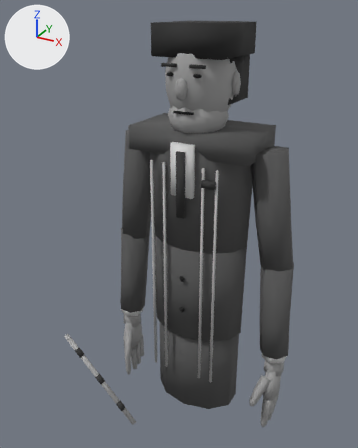
One commit to the glTF model art/models/characters/bosses/straight_man/straight_man_mobile.glb: the scene before it, then after it.
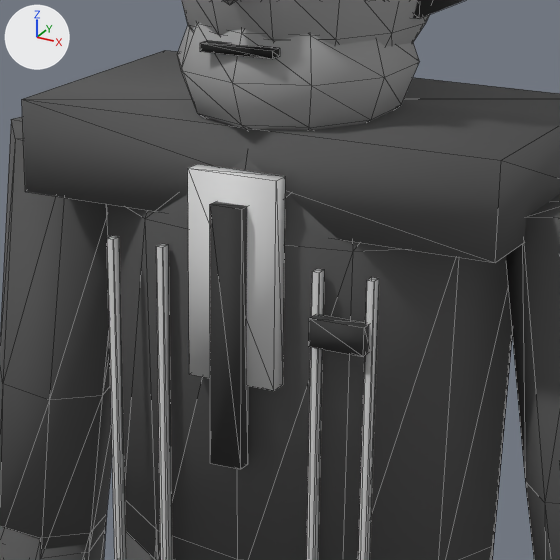
The first picture shows the older version from a 50 mm camera at (0.457, -0.931, 0.683) aimed at (-0.063, 0.014, 0.211). The close-ups show the older and then the newer version on the part from 34% to 74% of the width and 22% to 54% of the height of that picture. Only the edits that show in the close-ups are written down. Lighting does not change. The marker at upper left points along +X, +Y and +Z. The close-ups show mesh edges as thin lines.

The older version as bpy lines, for what is in view:
```python
me_straightman_body = bpy.data.meshes.new('StraightMan_Body')
me_straightman_body.from_pydata(...)  # 582 vertices, 1014 faces; spans x -0.231..0.231, y -0.097..0.086, z -0.261..0.522
# faces by material slot: [480, 340, 48, 74, 24, 48]
me_straightman_body.materials.append(mat_sm_skin)  # grey #9f9f9f
me_straightman_body.materials.append(mat_sm_suit)  # dark grey #565656
me_straightman_body.materials.append(mat_sm_chalk)  # grey #b9b9b9
me_straightman_body.materials.append(mat_sm_shirt)  # light grey #dadada
me_straightman_body.materials.append(mat_sm_oxblood)  # dark grey #353535
me_straightman_body.materials.append(mat_sm_black)  # black #131313
me_straightman_head = bpy.data.meshes.new('StraightMan_Head')
me_straightman_head.from_pydata(...)  # 258 vertices, 476 faces; spans x -0.082..0.082, y -0.109..0.073, z 0.435..0.65
# faces by material slot: [392, 24, 60]
me_straightman_head.materials.append(mat_sm_skin)  # grey #9f9f9f
me_straightman_head.materials.append(mat_sm_hair)  # black #2a2a2a
me_straightman_head.materials.append(mat_sm_eye)  # black #050505
ob_straightman_body = bpy.data.objects.new('StraightMan_Body', me_straightman_body)
ob_straightman_body.location = (0.0, 0.0, 0.0)
ob_straightman_head = bpy.data.objects.new('StraightMan_Head', me_straightman_head)
ob_straightman_head.location = (0.0, 0.0, 0.0)
```
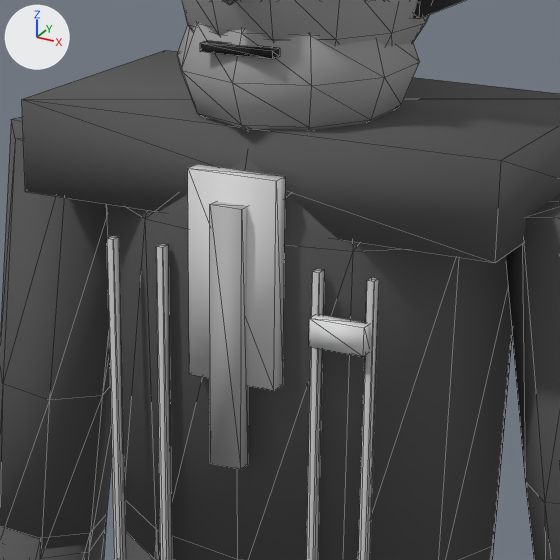
The change, as a list of edits to the scene's bpy script:
```text
Add mat_sm_brass:
    mat_sm_brass = principled_material('sm_brass')
    mat_sm_brass.base_color = (0.456, 0.456, 0.456)  # grey #b4b4b4
    mat_sm_brass.roughness = 0.85
Add mat_sm_bone:
    mat_sm_bone = principled_material('sm_bone')
    mat_sm_bone.base_color = (0.793, 0.793, 0.793)  # white #e6e6e6
    mat_sm_bone.roughness = 0.85
Change me_straightman_body:
    where me_straightman_body.from_pydata(...)  # 582 vertices, 1014 faces; spans x -0.231..0.231, y -0.097..0.086, z -0.261..0.522
    used by ob_straightman_body; location = (0.0, 0.0, 0.0)
    me_straightman_body part 1: 12 faces spanning x -0.009..0.009, y -0.097..-0.089, z 0.28..0.42 switch from mat_sm_oxblood (dark grey #353535) to mat_sm_brass (grey #b4b4b4)
    me_straightman_body part 2: 12 faces spanning x 0.045..0.075, y -0.092..-0.084, z 0.353..0.368 switch from mat_sm_oxblood (dark grey #353535) to mat_sm_bone (white #e6e6e6)
```

Boxes [x1, y1, x2, y2] around the edits, measured in the close-ups (560 x 560 px):
part 1 of me_straightman_body, recoloured (dark grey to grey): [210, 202, 248, 469] in both
part 2 of me_straightman_body, recoloured (dark grey to white): [309, 315, 369, 356] in both
